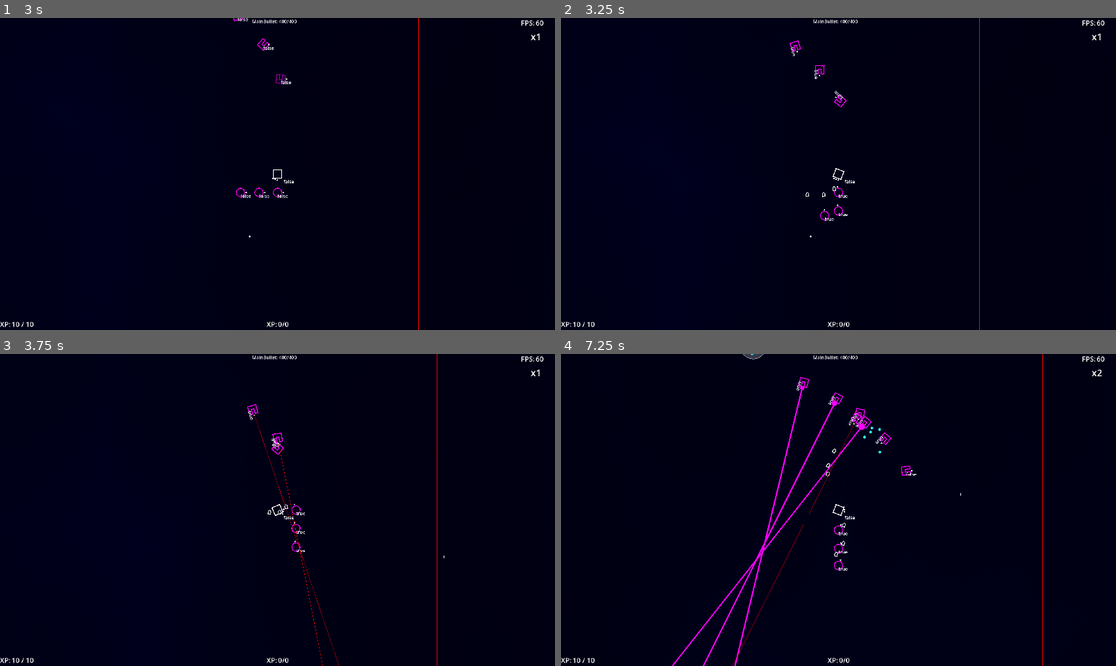
Above: before the commit, frames 1-4 (two rows, left to right).
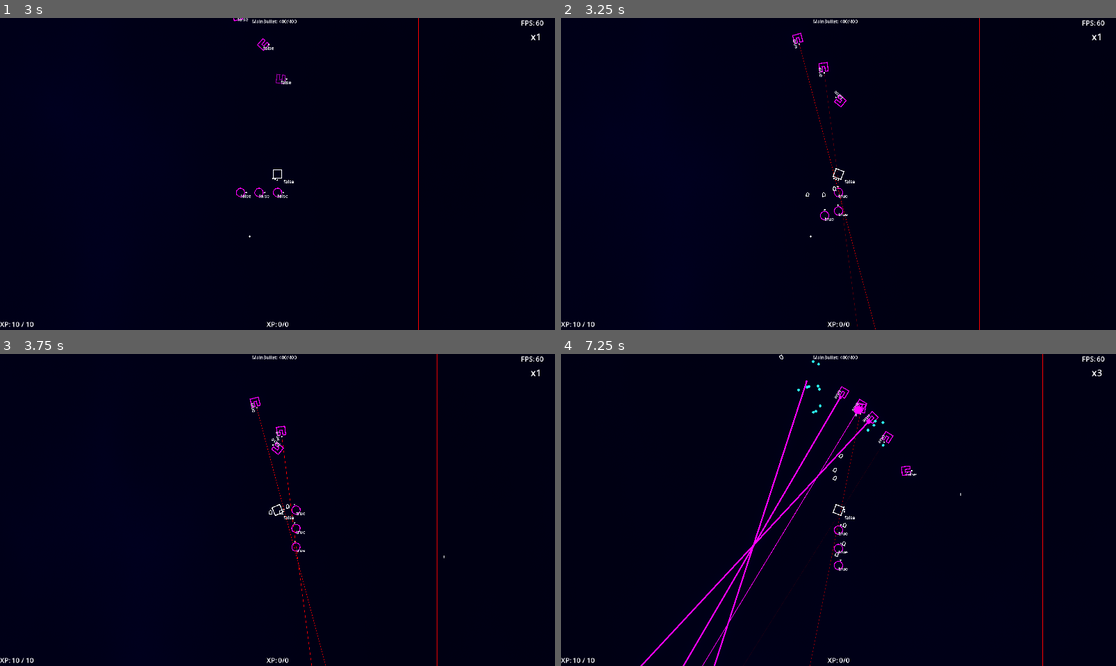
Above: after the commit, the same moments.

Repository: Toshiyuki-Murakami/sht
Game: Godot game, scene res://stage.tscn
Two runs of this game, one before a commit and one after it. Both use one fixed random seed, a clock stepped at 60 frames per second and the inputs below.
Inputs (mouse positions are in pixels of both pictures, inside the frame that each line leads up to):
- Up to frame 1 (3 s): move the mouse to (399, 158) at 0.52 s; hold D (game_right) 0.53-1.28 s; tap Space (game_chage) at 0.6 s; move the mouse to (166, 189) at 1.27 s; hold S (game_down) 1.28-2.03 s; click (166, 189) at 1.35 s; tap Enter at 2 s; move the mouse to (333, 105) at 2.02 s; hold D (game_right) 2.03-2.78 s; right-click (333, 105) at 2.1 s; move the mouse to (249, 236) at 2.77 s; hold W (game_up) from 2.78 s (still down); tap E (game_shield) at 2.85 s
- Up to frame 2 (3.25 s): keep holding W (game_up)
- Up to frame 3 (3.75 s): move the mouse to (444, 556) at 3.52 s; release W (game_up) at 3.53 s; hold A (game_left) from 3.53 s (still down); tap Space (game_chage) at 3.6 s
- Up to frame 4 (7.25 s): move the mouse to (672, 463) at 4.27 s; click (672, 463) at 4.35 s; move the mouse to (866, 510) at 5.02 s; release A (game_left) at 5.03 s; hold S (game_down) 5.03-5.78 s; right-click (866, 510) at 5.1 s; move the mouse to (755, 432) at 5.77 s; hold D (game_right) 5.78-6.53 s; tap E (game_shield) at 5.85 s; move the mouse to (960, 494) at 6.52 s; hold W (game_up) from 6.53 s (still down); tap Space (game_chage) at 6.6 s

Frame 1 is identical in both runs. In frame 2, 0.2% of the frame differs, in the area x 41-57%, y 4-100%; in frame 3, 0.3%; in frame 4, 2.5%, in the area x 14-98%, y 0-100%.

Commit message:
chase 追加

Diff:
--- a/Entity/EnemyTotu01.tscn
+++ b/Entity/EnemyTotu01.tscn
@@ -47,7 +47,7 @@
 
 [node name="ShotStop_ChaseController" parent="." instance=ExtResource("8_dpeaf")]
 target_in_radius = 9999.0
-turn_speed = 20.0
+turn_speed = 40.0
 to_face = true
 
 [node name="FireController" parent="." node_paths=PackedStringArray("triggerbase") instance=ExtResource("9_34608")]
--- a/Entity/Options/ChaseController.gd
+++ b/Entity/Options/ChaseController.gd
@@ -74,7 +74,7 @@
 	if !Game.is_active(actor.target_actor):
 		is_chase = false
 		return false
-	var to_target:Vector2 = (actor.target_actor.global_position - actor.global_position).normalized()
+	var to_target:Vector2 = (get_target_position() - actor.global_position).normalized()
 	var current_direction = Vector2.RIGHT.rotated(actor.velocity.angle())
 
 	var new_direction:Vector2 = current_direction.lerp(to_target, turn_speed * _delta).normalized()
@@ -86,3 +86,7 @@
 	var dir := (target - origin).normalized()
 	var angle := dir.angle()
 	return abs(wrapf(angle - forward_angle, -PI, PI)) <= _fov * 0.5
+
+
+func get_target_position():
+	return actor.target_actor.global_position
--- a/Entity/Options/ShotStop_ChaseController.gd
+++ b/Entity/Options/ShotStop_ChaseController.gd
@@ -1,12 +1,36 @@
 extends chase_controller
 class_name shotstop_chase_controller
+
+## 1周の時間
+@export var loop_time:float = 4.0
+## 半径
+@export var radius:float = 400.0
+
+
+var loop_timer:float = 0.0
+var move_angle:float = 0.0
+
+func _process(_delta: float) -> void:
+	super(_delta)
+	loop_timer += _delta
+	loop_timer = loop_timer - loop_time if loop_timer > loop_time else loop_timer
+	move_angle = deg_to_rad(360.0 * loop_timer / loop_time)
 
 func face():
 	if actor.hold == true:
 		return
-	super()
+	if to_face:
+		if actor.target_actor:
+			var _angle:float = (actor.target_actor.global_position - actor.global_position).angle()
+			actor.rotation = _angle
+		else:
+			super()
 
 func homing(_delta:float):
 	if actor.hold == true:
 		return
 	super(_delta)
+
+func get_target_position():
+	var _pos:Vector2 = Vector2(radius, 0).rotated(move_angle)
+	return actor.target_actor.global_position + _pos
